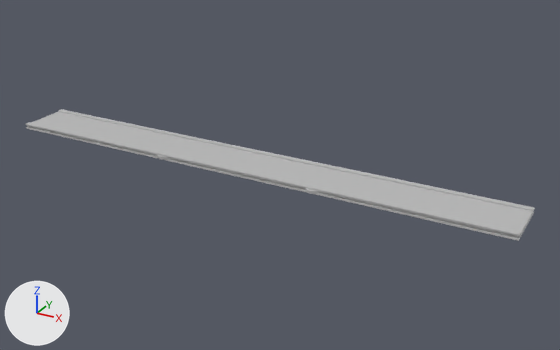
An edit to the FBX model AdamURP/Assets/01 Mesh/enviro/tapisroulant.fbx, drawn before and after from the same camera.
Rendered twice from a camera (50 mm lens) standing at (7.81, -10.59, 5.57) and looking at (1.52, 0.84, -0.15). Every picture has the same lights, and +X, +Y and +Z are marked at lower left. Where no turn or scale is listed for an object, it has been applied to the vertices.

The first picture shows 'tapisroulant'.
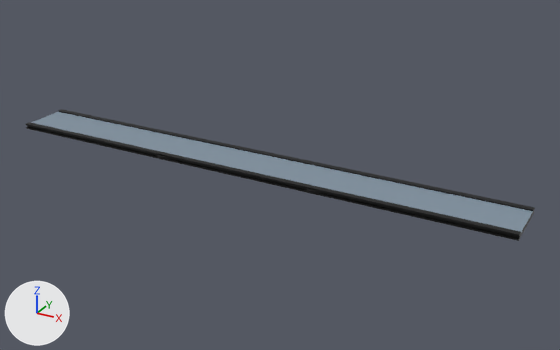
What changed in the scene script:
```text
Add mat_bleu:
    mat_bleu = principled_material('bleu')
    mat_bleu.base_color = (0.218, 0.286, 0.354)  # blue #8192a1
Add mat_cable3:
    mat_cable3 = principled_material('cable3')
    mat_cable3.base_color = (0.0, 0.0, 0.0)  # black #000000
Change me_mesh:
    where me_mesh.from_pydata(...)  # 112 vertices, 112 faces; spans x -5.03..5.03, y -0.58..0.58, z 0.0..0.1
    used by ob_tapisroulant; location = (0.97, 0.64, 0.0)
    me_mesh part 1: 107 of the faces centred in x -5.03..5.03, y -0.58..0.58, z 0.0..0.1 switch from mat_lambert1 (grey #bcbcbc) to mat_cable3 (black #000000)
    me_mesh part 2: all 5 faces centred in x -3.37..3.37, y 0.0, z 0.08 switch from mat_lambert1 (grey #bcbcbc) to mat_bleu (blue #8192a1)
```

Location of each change, (x1, y1, x2, y2) in pixels of the pictures (560 x 350 px):
part 1 of me_mesh, recoloured (grey to black)
    both: (26, 109, 535, 241)
part 2 of me_mesh, recoloured (grey to blue)
    both: (31, 112, 533, 232)
